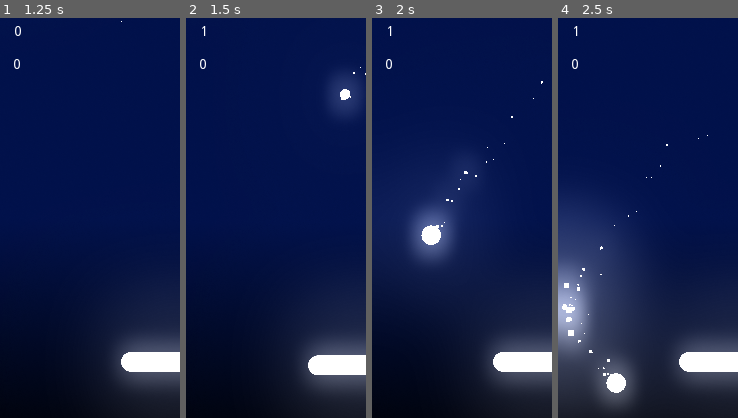
Above: before the commit, frames 1-4 (left to right).
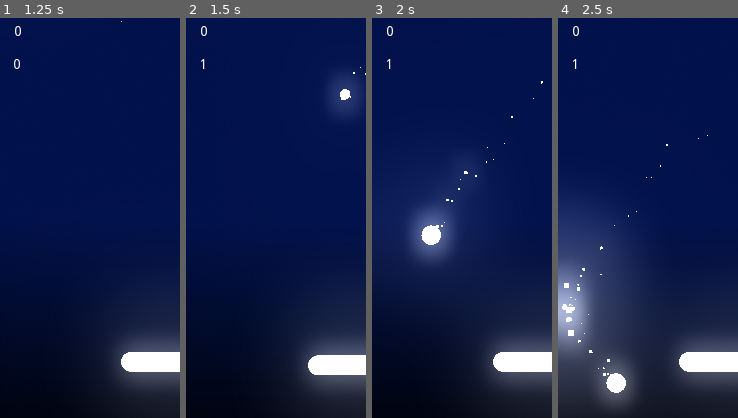
Above: after the commit, the same moments.

Repository: EmilienLeroy/DuoPong
Game: Godot game, scene res://main.tscn
Same seed, same stepped clock (60 frames per second), same inputs: the game is played once before the commit and once after it.
Inputs (mouse positions are % of the whole screen's width and height, from its top left):
- Up to frame 1 (1.25 s): drag from (49, 12) to (49, 87) at 0.52 s
- Up to frame 2 (1.5 s): drag from (49, 87) to (49, 12) at 1.27 s
- Up to frame 3 (2 s): no input
- Up to frame 4 (2.5 s): move the mouse to (60, 28) at 2.02 s; click (60, 28) at 2.17 s
The pictures show only the part of the screen within x 0-50%, y 44-94%; the shares and areas given below are measured in that part.

Frame 1 is identical in both runs. In frame 2, 0.1% of the frame differs, in the area x 7-12%, y 2-13%; in frame 3, 0.1%; in frame 4, 0.1%.

Commit message:
🎨 Add a global script with the position enum

Diff:
--- a/entities/walls/walls.gd
+++ b/entities/walls/walls.gd
@@ -1,11 +1,6 @@
 extends StaticBody2D
 
 signal goal;
-
-enum Goal {
-	Top = 1,
-	Bottom = -1
-}
 
 func _ready():
 	$GoalTop.connect("body_entered", self, "on_goal_top_entered");
@@ -13,10 +8,10 @@
 	pass
 
 func on_goal_top_entered(body):
-	return on_goal_entered(body, Goal.Top);
+	return on_goal_entered(body, Position.Top);
 
 func on_goal_bottom_entered(body):
-	return on_goal_entered(body, Goal.Bottom);
+	return on_goal_entered(body, Position.Bottom);
 
 func on_goal_entered(body, goal):
 	if (!body.is_in_group('ball')):
--- a/project.godot
+++ b/project.godot
@@ -17,6 +17,7 @@
 [autoload]
 
 GlobalCamera="*res://entities/camera/camera.tscn"
+Position="*res://utils/position.gd"
 
 [display]
 
--- a/scenes/game/game.gd
+++ b/scenes/game/game.gd
@@ -1,14 +1,13 @@
 extends Node2D
-
-enum Position {
-	Top = 1,
-	Bottom = -1
-}
 
 var Player = preload("res://entities/player/player.tscn");
 var Ball = preload("res://entities/ball/ball.tscn");
+
 var offset = 100;
-var scores = [0, 0];
+var scores = {
+	Position.Top: 0,
+	Position.Bottom: 0,
+}
 
 func _ready():
 	randomize();
@@ -57,8 +56,8 @@
 	scores[goal] = scores[goal] + 1;
 
 func update_scores(scores):
-	$Canvas/ScoreBottom.text = str(scores[0]);
-	$Canvas/ScoreTop.text = str(scores[1]);
+	$Canvas/ScoreBottom.text = str(scores[Position.Top]);
+	$Canvas/ScoreTop.text = str(scores[Position.Bottom]);
 
 func on_goal(ball, goal):
 	ball.destroy(goal);
--- /dev/null
+++ b/utils/position.gd
@@ -0,0 +1,4 @@
+extends Node
+
+const Top = 1;
+const Bottom = -1;
